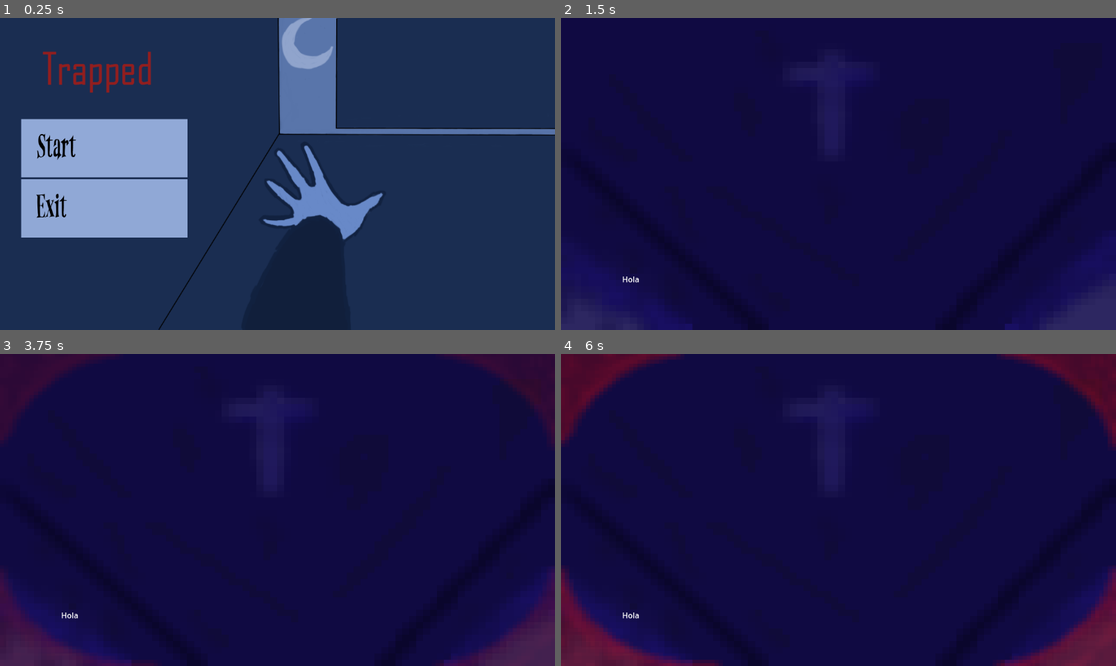
Above: before the commit, frames 1-4 (two rows, left to right).
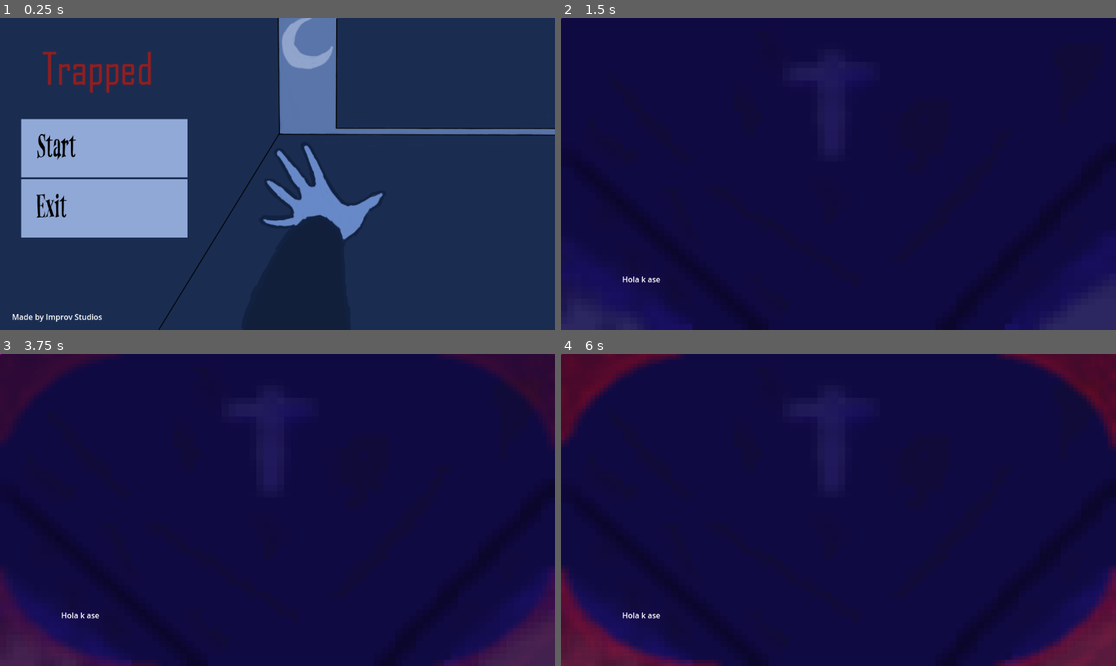
Above: after the commit, the same moments.

Repository: WalterScherk/In_a_coffin
Game: Godot game, scene res://Scenes/MainMenu.tscn
The game is run twice, just before and just after one commit, with the same random seed, the same clock (stepped at 60 frames per second) and the same inputs.
Inputs:
- Up to frame 1 (0.25 s): no input
- Up to frame 2 (1.5 s): click "Start" at 0.5 s; tap Enter at 1.25 s; tap Space (ui_select) at 1.35 s
- Up to frame 3 (3.75 s): tap Space (ui_select) at 1.52, 1.82, 2, 2.1, 2.27, 2.57, 2.85, 3.5, 3.6 s; tap Enter at 2.75 s
- Up to frame 4 (6 s): tap Space (ui_select) at 3.77, 4.07, 4.35, 4.52, 4.82, 5.1, 5.27, 5.57, 5.75, 5.85 s; tap Enter at 4.25 s

The runs differ from the first frame. In frame 1, 0.2% of the frame differs, in the area x 2-19%, y 94-98%; in frame 2, less than 0.1%; in frame 3, less than 0.1%; in frame 4, less than 0.1%.

Commit message:
LOL

Diff:
--- a/In a coffin/In a Coffin/Scenes/Coffin.tscn
+++ b/In a coffin/In a Coffin/Scenes/Coffin.tscn
@@ -1,10 +1,15 @@
-[gd_scene load_steps=6 format=3 uid="uid://d0m22pwgwl6lf"]
+[gd_scene load_steps=8 format=3 uid="uid://d0m22pwgwl6lf"]
 
 [ext_resource type="Texture2D" uid="uid://b4i8b2ufu3wvj" path="res://Sprites/Sprite nothing is there  In a coffin Beta.png" id="1_b05lr"]
 [ext_resource type="Script" path="res://Scripts/GameManager.gd" id="1_tpele"]
 [ext_resource type="Script" path="res://Scripts/PopingTextManager.gd" id="3_htoop"]
 [ext_resource type="Texture2D" uid="uid://ds28mm4ulrt24" path="res://Sprites/Daño.png" id="4_ek0er"]
 [ext_resource type="Texture2D" uid="uid://dxnujdrnvwlkk" path="res://Sprites/Mondongo.jpg" id="5_ev6fe"]
+
+[sub_resource type="PlaceholderTexture2D" id="PlaceholderTexture2D_a5p4c"]
+
+[sub_resource type="RectangleShape2D" id="RectangleShape2D_sfpet"]
+size = Vector2(26.698, 5.30231)
 
 [node name="Main" type="Node2D"]
 script = ExtResource("1_tpele")
@@ -32,3 +37,16 @@
 position = Vector2(-279, 187)
 scale = Vector2(0.712037, 0.774608)
 texture = ExtResource("5_ev6fe")
+
+[node name="Sprite2D" type="Sprite2D" parent="."]
+scale = Vector2(2, 1)
+texture = SubResource("PlaceholderTexture2D_a5p4c")
+centered = false
+script = ExtResource("3_htoop")
+
+[node name="StaticBody2D" type="StaticBody2D" parent="Sprite2D"]
+scale = Vector2(0.5, 1)
+
+[node name="CollisionShape2D" type="CollisionShape2D" parent="Sprite2D/StaticBody2D"]
+scale = Vector2(9.99, 9.99)
+shape = SubResource("RectangleShape2D_sfpet")
--- a/In a coffin/In a Coffin/Scenes/MainMenu.tscn
+++ b/In a coffin/In a Coffin/Scenes/MainMenu.tscn
@@ -1,10 +1,12 @@
-[gd_scene load_steps=6 format=3 uid="uid://x1yhathua5yr"]
+[gd_scene load_steps=7 format=3 uid="uid://x1yhathua5yr"]
 
 [ext_resource type="Script" path="res://Scripts/MainMenu.gd" id="1_yjsqe"]
 [ext_resource type="Texture2D" uid="uid://bevrmmpdg5o8k" path="res://Sprites/UntitleDark.png" id="3_hs5o7"]
 [ext_resource type="Texture2D" uid="uid://dqrk556ye0n07" path="res://Sprites/Untitled.png" id="3_k5fou"]
 [ext_resource type="FontFile" uid="uid://bo4ls2pxu5tuj" path="res://Scenes/UnfinishedScreamRegular.otf" id="4_m5xo3"]
 [ext_resource type="Texture2D" uid="uid://dgcx31xp01qwa" path="res://Sprites/menu_sketch_a.png" id="5_nsn67"]
+
+[sub_resource type="LabelSettings" id="LabelSettings_0kbon"]
 
 [node name="MainMenu" type="Node2D"]
 position = Vector2(0, 201)
@@ -55,5 +57,14 @@
 theme_override_font_sizes/font_size = 70
 text = "Exit"
 
+[node name="Label" type="Label" parent="."]
+offset_left = 25.0
+offset_top = 408.0
+offset_right = 221.0
+offset_bottom = 435.0
+text = "Made by Improv Studios"
+label_settings = SubResource("LabelSettings_0kbon")
+justification_flags = 171
+
 [connection signal="pressed" from="VBoxContainer/TextureButton2" to="." method="_on_texture_button_2_pressed"]
 [connection signal="pressed" from="VBoxContainer/TextureButton" to="." method="_on_texture_button_pressed"]
--- a/In a coffin/In a Coffin/Scripts/GameManager.gd
+++ b/In a coffin/In a Coffin/Scripts/GameManager.gd
@@ -13,18 +13,18 @@
 	hope = 100
 	punches = 0
 	isInjured = false
-	spawnedThing = $PoppingTextManager.SpawnText("Hola")
+	spawnedThing = $PoppingTextManager.SpawnText("Hola k ase")
 	$Daño.self_modulate.a = 0
 
 # Called every frame. 'delta' is the elapsed time since the previous frame.
 func _process(delta):
-	if Input.is_action_just_pressed("ui_select") && punches < 20:
+	if Input.is_action_just_pressed("ui_select") && punches < 40:
 		punches += 1
 		print("Punches")
 		if(punches % 5 == 0):
 			$Daño.self_modulate.a += 0.1
 		#transparencia -= max transparencia / 1000
-	if Input.is_action_just_pressed("ui_select") && punches >= 20:
+	if Input.is_action_just_pressed("ui_select") && punches >= 40:
 		print("You can't punch anymore")
 
 	if hope > 0:
--- a/In a coffin/In a Coffin/Scripts/PopingTextManager.gd
+++ b/In a coffin/In a Coffin/Scripts/PopingTextManager.gd
@@ -9,6 +9,7 @@
 	var yPos = rng.randf_range(60, 580)
 	touchButton.position = Vector2(xPos, yPos)
 
+
 	label.position = touchButton.position
 
 	label.text = text
Binary file added: In a coffin/In a Coffin/Sprites/Falling For Autumn.ttf
Not shown, added: In a coffin/In a Coffin/Sprites/Falling For Autumn.ttf.import
